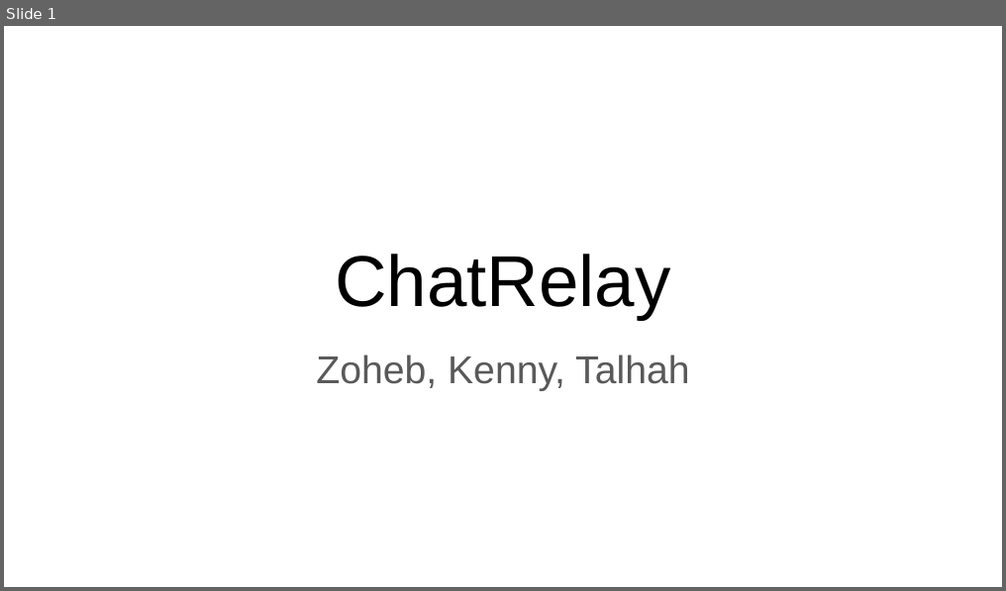
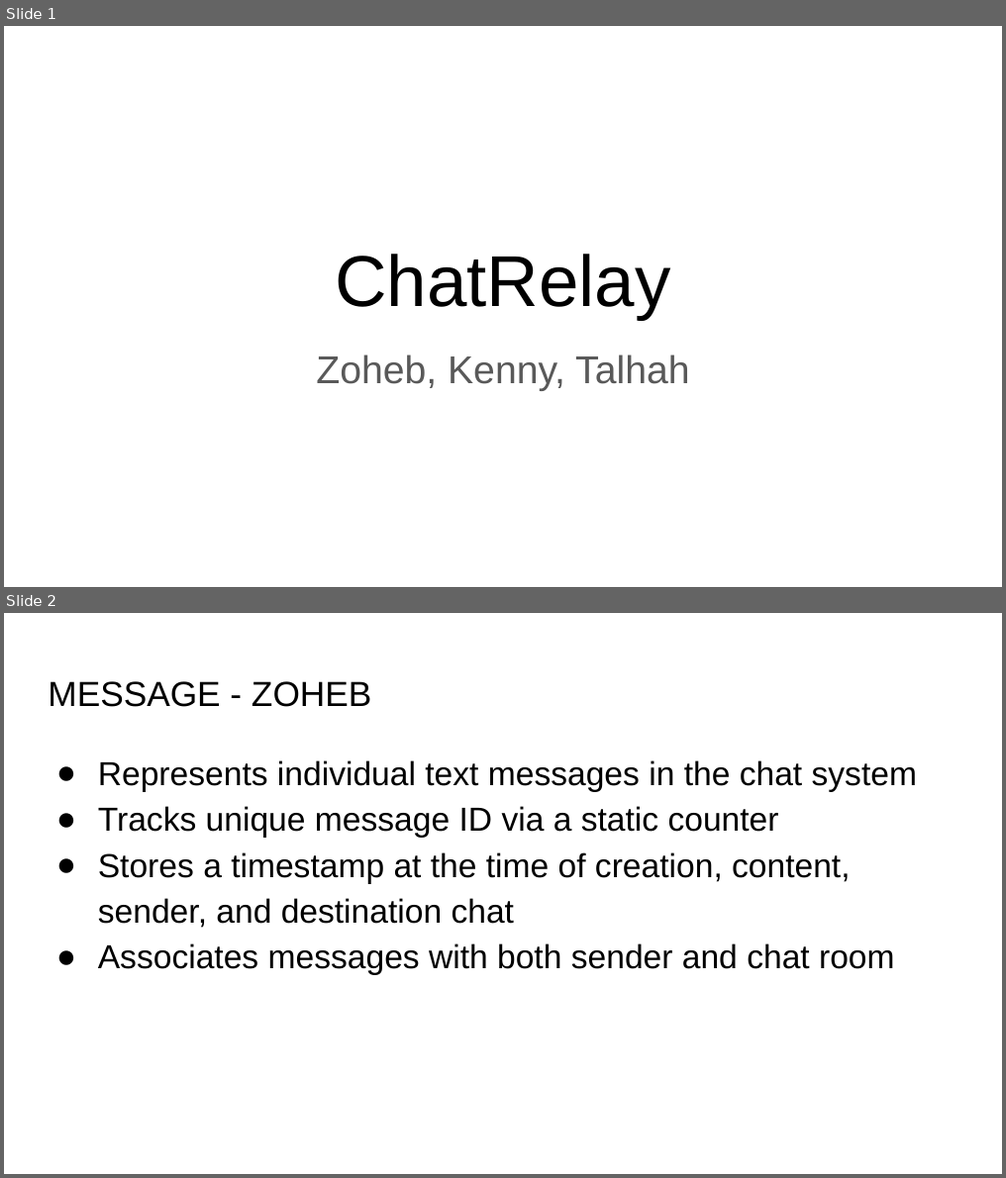
Before and after one commit to ZohebSharif/communicationsGroup4, a slide deck: Phase 3 Documents/chatRelayFinalPresentationSlides.pptx. Shown one above the other, each under a label of ours: slide 1 before the commit, slides 1 and 2 after it. The pictures are 1006x591 and 1006x1178 pixels, drawn with LibreOffice and Linux fonts; fonts in the diff are those of the drawing. Boxes give left, top, right and bottom in pixels: in the first picture for what was removed or moved away, otherwise in the second. Text is boxed around its words. In the diff, an @@ line names an element or a change of style, - is before the commit and + after.

Commit message:
finished slides for USER, MESSAGE, CHAT, and UNIT TESTING

```diff
--- a/Phase 3 Documents/chatRelayFinalPresentationSlides.pptx
+++ b/Phase 3 Documents/chatRelayFinalPresentationSlides.pptx
@@ slide 2 added at (x1=4, y1=613, x2=1002, y2=1174), background #FFFFFF @@
@@ title added at (x1=48, y1=681, x2=371, y2=707), 25.2 pt, text #000000 @@
+MESSAGE - ZOHEB
@@ text added at (x1=98, y1=761, x2=917, y2=975), 24 pt, text #000000 @@
+● Represents individual text messages in the chat system
+● Tracks unique message ID via a static counter
+● Stores a timestamp at the time of creation, content, sender, and destination chat
+● Associates messages with both sender and chat room
```
Also in this commit, not shown: 13 other slides added.
